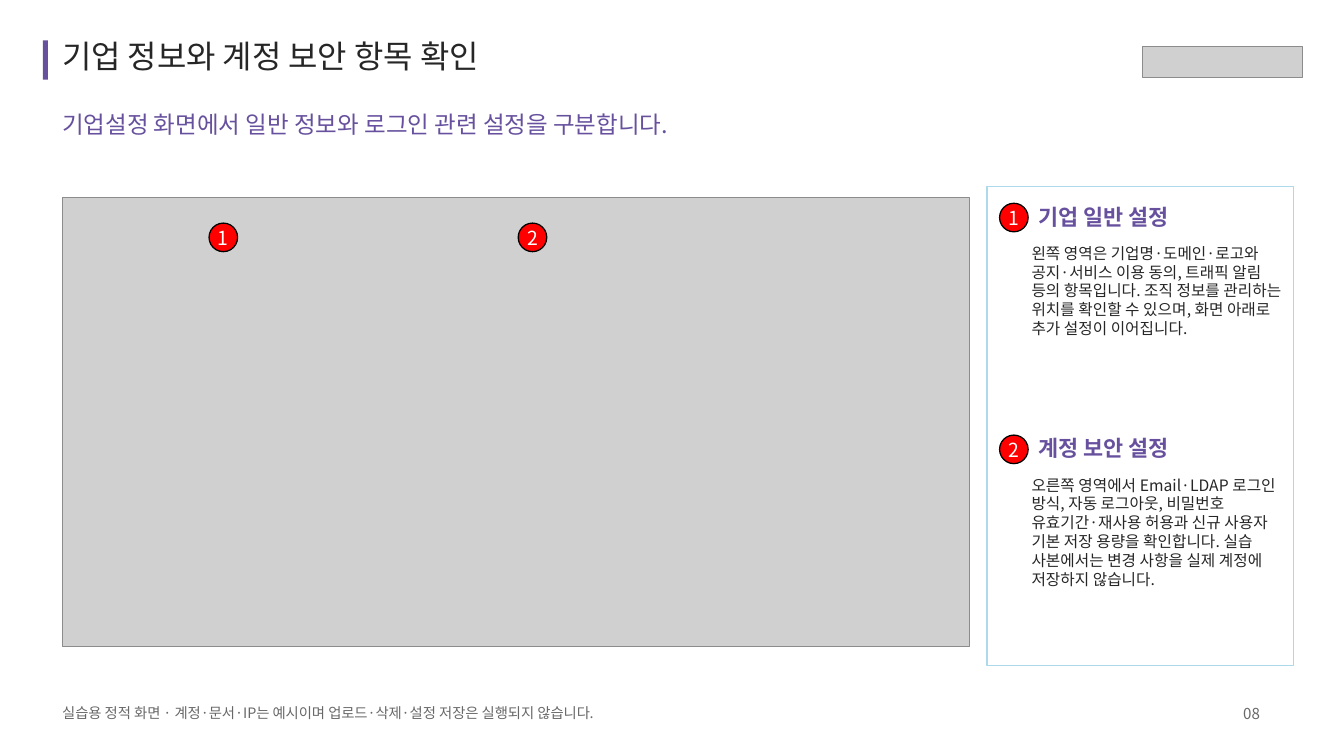
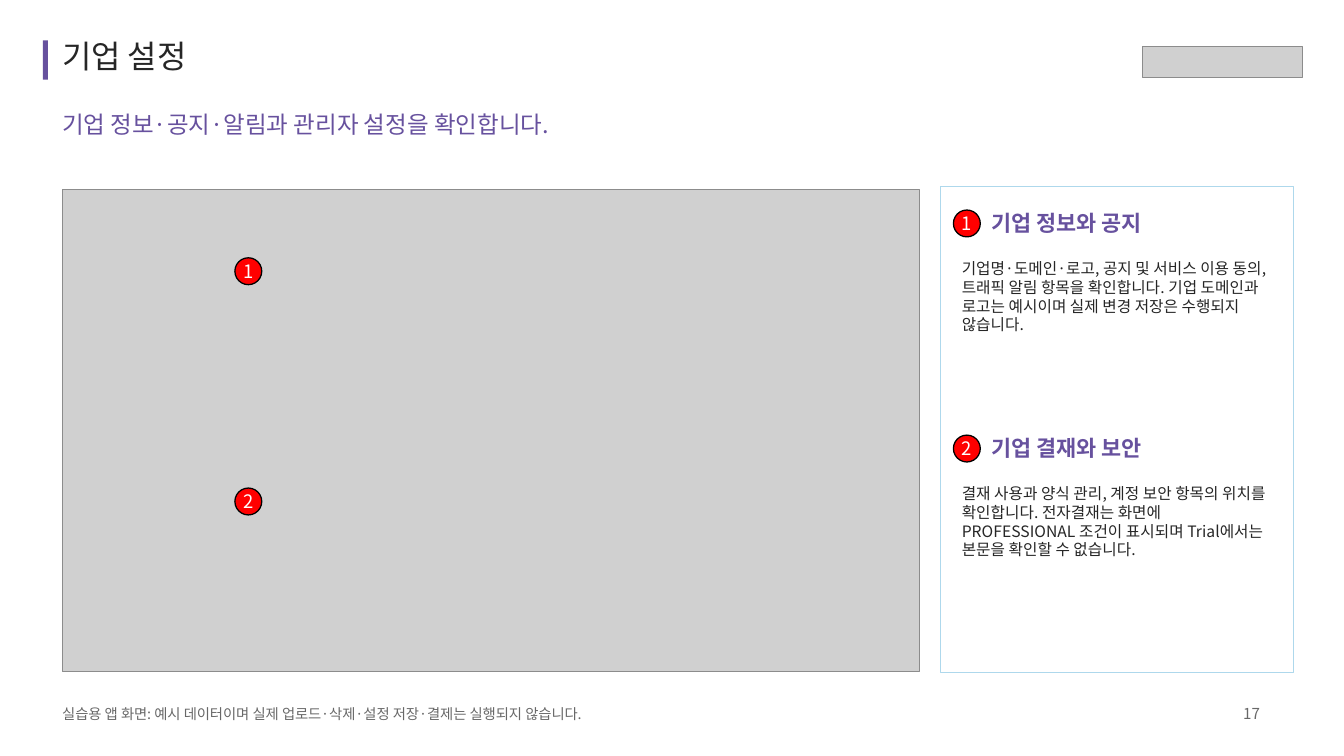
Before and after one commit to acmexii/cloudikehome, a slide deck: slide 17 of docs/cloudike-app-features.pptx (slide 8 before the commit). Drawn at 1344x756 pixels with LibreOffice and Linux fonts; fonts in the diff are those of the drawing; grey boxes stand for pictures. Boxes give left, top, right and bottom in pixels: in the first picture for what was removed or moved away, otherwise in the second. Text is boxed around its words. In the diff, an @@ line names an element or a change of style, - is before the commit and + after.

```diff
--- a/docs/cloudike-app-features.pptx
+++ b/docs/cloudike-app-features.pptx
@@ text at (x1=62, y1=41, x2=187, y2=71): text changed; size 19.5 to 28.5 pt; text colour #67519E to #262626; bold off @@
-기업 일반 설정
+기업 설정
@@ text removed at (x1=62, y1=41, x2=479, y2=71) @@
-기업 정보와 계정 보안 항목 확인
@@ text at (x1=62, y1=113, x2=549, y2=135): text changed @@
-기업설정 화면에서 일반 정보와 로그인 관련 설정을 구분합니다.
+기업 정보·공지·알림과 관리자 설정을 확인합니다.
@@ picture resized from (x1=62, y1=198, x2=969, y2=647) to (x1=62, y1=189, x2=918, y2=672) @@
@@ rectangle resized from (x1=987, y1=186, x2=1293, y2=665) to (x1=941, y1=186, x2=1294, y2=672) @@
@@ rectangle at (x1=941, y1=186, x2=1294, y2=672): outline #AED8EC 1.13 pt to #AED8EC 0.75 pt @@
@@ ellipse "1" moved from (x1=1000, y1=203, x2=1028, y2=231) to (x1=953, y1=210, x2=980, y2=236) @@
@@ text added at (x1=991, y1=212, x2=1142, y2=233), 19.5 pt, text #67519E, bold @@
+기업 정보와 공지
@@ ellipse "1" moved from (x1=209, y1=223, x2=237, y2=252) to (x1=235, y1=258, x2=261, y2=285) @@
@@ text at (x1=962, y1=261, x2=1266, y2=332): text changed @@
-왼쪽 영역은 기업명·도메인·로고와 공지·서비스 이용 동의, 트래픽 알림 등의 항목입니다. 조직 정보를 관리하는 위치를 확인할 수 있으며, 화면 아래로 추가 설정이 이어집니다.
+기업명·도메인·로고, 공지 및 서비스 이용 동의, 트래픽 알림 항목을 확인합니다. 기업 도메인과 로고는 예시이며 실제 변경 저장은 수행되지 않습니다.
@@ ellipse "2" moved from (x1=1000, y1=435, x2=1028, y2=464) to (x1=953, y1=435, x2=980, y2=462) @@
@@ text at (x1=991, y1=437, x2=1142, y2=458): text changed @@
-계정 보안 설정
+기업 결재와 보안
@@ text removed at (x1=1032, y1=478, x2=1275, y2=587) @@
-오른쪽 영역에서 Email·LDAP 로그인 방식, 자동 로그아웃, 비밀번호 유효기간·재사용 허용과 신규 사용자 기본 저장 용량을 확인합니다. 실습 사본에서는 변경 사항을 실제 계정에 저장하지 않습니다.
@@ size 17.2 to 16.5 pt in 4 elements at (x1=953, y1=435, x2=980, y2=462), (x1=953, y1=210, x2=980, y2=236), (x1=235, y1=258, x2=261, y2=285), (x1=235, y1=488, x2=261, y2=514) @@
@@ ellipse "2" moved from (x1=518, y1=223, x2=547, y2=252) to (x1=235, y1=488, x2=261, y2=514) @@
@@ text added at (x1=962, y1=486, x2=1265, y2=557), 14 pt, text #262626 @@
+결재 사용과 양식 관리, 계정 보안 항목의 위치를 확인합니다. 전자결재는 화면에 PROFESSIONAL 조건이 표시되며 Trial에서는 본문을 확인할 수 없습니다.
@@ text at (x1=62, y1=707, x2=581, y2=720): text changed @@
-실습용 정적 화면 · 계정·문서·IP는 예시이며 업로드·삭제·설정 저장은 실행되지 않습니다.
+실습용 앱 화면: 예시 데이터이며 실제 업로드·삭제·설정 저장·결제는 실행되지 않습니다.
@@ text at (x1=1243, y1=708, x2=1260, y2=719): text changed @@
-08
+17
```
Also in this commit, not shown: 10 other slides changed, 17 slides added, 1 slide removed, 2 other files.
